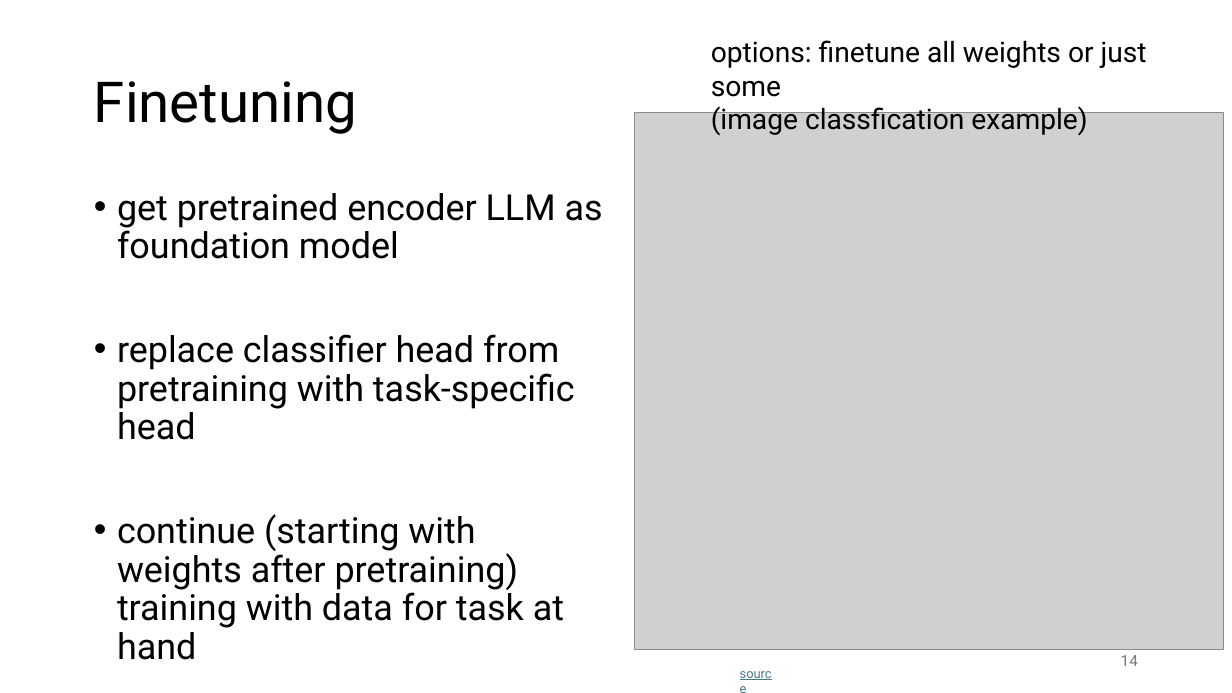
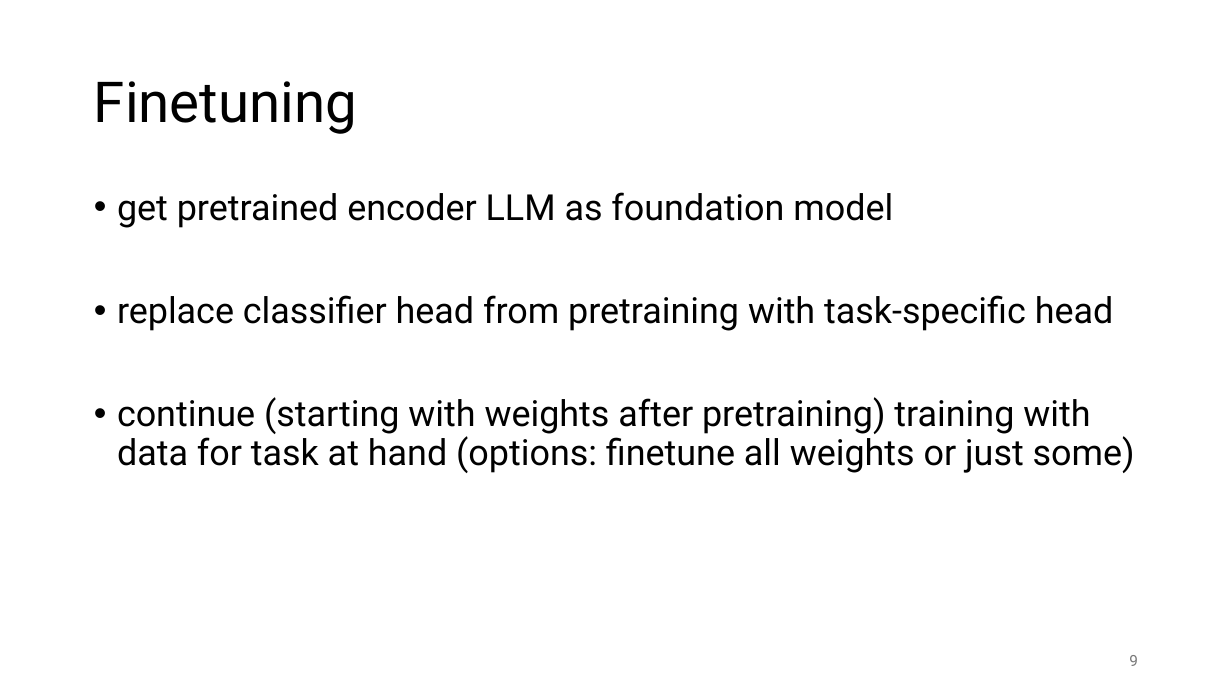
Before and after one commit to FelixWick/language_models, a slide deck: slide 9 of slides/5_finetuning.pptx (slide 14 before the commit). Drawn at 1232x693 pixels with LibreOffice and Linux fonts; fonts in the diff are those of the drawing; grey boxes stand for pictures. Boxes give left, top, right and bottom in pixels: in the first picture for what was removed or moved away, otherwise in the second. Text is boxed around its words. In the diff, an @@ line names an element or a change of style, - is before the commit and + after.

```diff
--- a/slides/5_finetuning.pptx
+++ b/slides/5_finetuning.pptx
@@ text removed at (x1=711, y1=40, x2=1147, y2=135) @@
-options: finetune all weights or just some
-(image classfication example)
@@ picture removed at (x1=635, y1=113, x2=1225, y2=650) @@
@@ text at (x1=117, y1=397, x2=1135, y2=473): text changed @@
-• continue (starting with weights after pretraining) training with data for task at hand
+• continue (starting with weights after pretraining) training with data for task at hand (options: finetune all weights or just some)
@@ page number at (x1=1129, y1=655, x2=1138, y2=666): text changed @@
-14
+9
@@ text removed at (x1=731, y1=661, x2=785, y2=686) @@
-source
```
Also in this commit, not shown: 9 other slides changed, 5 slides removed.
